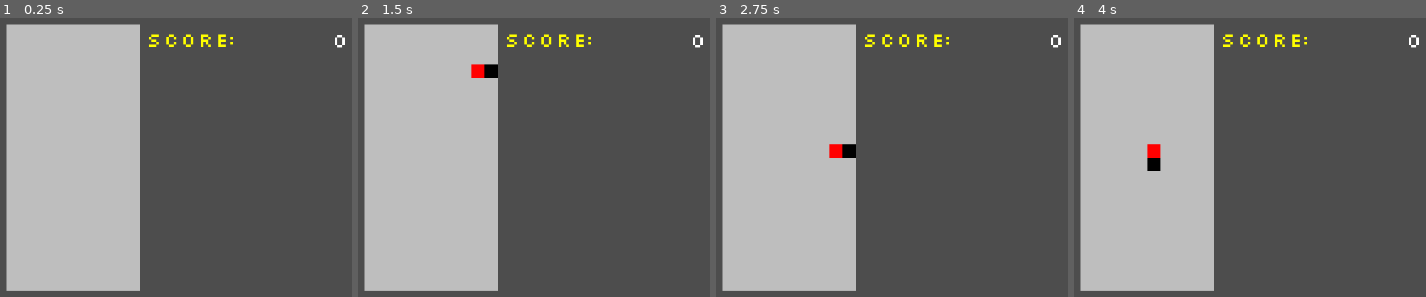
Above: before the commit, frames 1-4 (left to right).
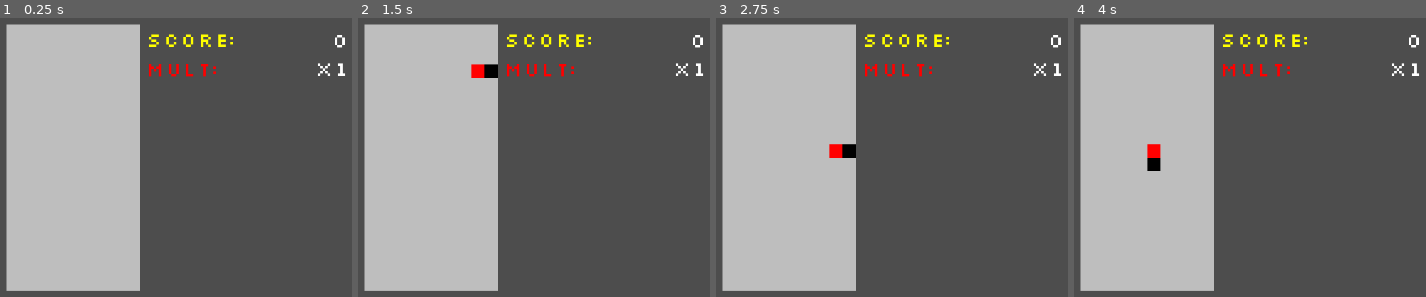
Above: after the commit, the same moments.

Repository: AsgerHB/create-jam-spring-2025
Game: Godot game, scene res://Scenes/Run.tscn
Same seed, same stepped clock (60 frames per second), same inputs: the game is played once before the commit and once after it.
Inputs:
- Up to frame 1 (0.25 s): no input
- Up to frame 2 (1.5 s): tap Enter at 0.5 s; hold Right (ui_right) 0.53-1.28 s; hold Down (ui_down) from 1.28 s (still down)
- Up to frame 3 (2.75 s): release Down (ui_down) at 2.03 s; hold Right (ui_right) from 2.03 s (still down)
- Up to frame 4 (4 s): release Right (ui_right) at 2.78 s; hold Up (ui_up) 2.78-3.53 s; tap Space at 3.5 s; hold Left (ui_left) from 3.53 s (still down)

The runs differ from the first frame. In frame 1, 0.4% of the frame differs, in the area x 42-99%, y 16-22%; in frame 2, 0.4%; in frame 3, 0.4%; in frame 4, 0.4%.

Commit message:
Display multiplier and decrease it over time

Diff:
--- a/Prefabs/ScoreCounter.tscn
+++ b/Prefabs/ScoreCounter.tscn
@@ -17,3 +17,36 @@
 fit_content = true
 scroll_active = false
 horizontal_alignment = 2
+
+[node name="CurrentMult" type="RichTextLabel" parent="."]
+offset_left = 536.0
+offset_top = 68.0
+offset_right = 809.0
+offset_bottom = 162.0
+theme = ExtResource("2_1ac0v")
+theme_override_font_sizes/normal_font_size = 50
+bbcode_enabled = true
+text = "x1"
+fit_content = true
+scroll_active = false
+horizontal_alignment = 2
+
+[node name="Score Label" type="RichTextLabel" parent="."]
+offset_left = 320.0
+offset_top = -1.0
+offset_right = 560.0
+offset_bottom = 65.0
+theme = ExtResource("2_1ac0v")
+theme_override_font_sizes/normal_font_size = 50
+bbcode_enabled = true
+text = "[color=yellow]Score:[/color]"
+
+[node name="Mult Label" type="RichTextLabel" parent="."]
+offset_left = 320.0
+offset_top = 70.0
+offset_right = 560.0
+offset_bottom = 136.0
+theme = ExtResource("2_1ac0v")
+theme_override_font_sizes/normal_font_size = 50
+bbcode_enabled = true
+text = "[color=red]Mult:[/color]"
--- a/Prefabs/tetris_game.tscn
+++ b/Prefabs/tetris_game.tscn
@@ -1,7 +1,6 @@
-[gd_scene load_steps=4 format=3 uid="uid://dtj6g7cn5y1ah"]
+[gd_scene load_steps=3 format=3 uid="uid://dtj6g7cn5y1ah"]
 
 [ext_resource type="Script" uid="uid://dhcv8k3pcomjn" path="res://TetrisGame.gd" id="1_43n6e"]
-[ext_resource type="Theme" uid="uid://0guyg45mewl2" path="res://Theming/retro.tres" id="2_blw18"]
 [ext_resource type="PackedScene" uid="uid://cam00wyvm1d7v" path="res://Prefabs/ScoreCounter.tscn" id="3_cdei4"]
 
 [node name="TetrisGame" type="Node2D"]
@@ -11,16 +10,6 @@
 wait_time = 0.05
 autostart = true
 
-[node name="Score Label" type="RichTextLabel" parent="."]
-offset_left = 320.0
-offset_top = -1.0
-offset_right = 560.0
-offset_bottom = 65.0
-theme = ExtResource("2_blw18")
-theme_override_font_sizes/normal_font_size = 50
-bbcode_enabled = true
-text = "[color=yellow]Score:[/color]"
-
 [node name="ScoreCounter" parent="." instance=ExtResource("3_cdei4")]
 
 [connection signal="timeout" from="TickTimer" to="." method="_on_tick"]
--- a/Scripts/Cell.gd
+++ b/Scripts/Cell.gd
@@ -109,6 +109,7 @@
 	# TODO: Score points
 	match type:
 		Type.Bomb:
+			game.score_counter.apply_score(5, 0)
 			game.remove_at(grid_pos.x, grid_pos.y)
 			# Destroy all surrounding blocks
 			for offset in [Vector2i(0, 1), Vector2i(1, 1), Vector2i(1, 0), Vector2i(1, -1), Vector2i(0, -1), Vector2i(-1, -1), Vector2i(-1, 0), Vector2i(-1, 1)]:
@@ -117,6 +118,7 @@
 				if n != null:
 					n.destroy(game)
 		_:
+			game.score_counter.apply_score(5, 0)
 			game.remove_at(grid_pos.x, grid_pos.y)
 
 	return true
@@ -141,4 +143,4 @@
 					game.try_move_cell(grid_pos.x, grid_pos.y, grid_pos.x, grid_pos.y - 1)
 		Type.Gold:
 			if tick % 12 == 0:
-				game.score_counter.apply_score(1, 1)
+				game.score_counter.apply_score(1, 0)
--- a/Scripts/ScoreCounter.gd
+++ b/Scripts/ScoreCounter.gd
@@ -1,10 +1,27 @@
 extends Node2D
 class_name ScoreCounter
 
-@onready var current_score_text:RichTextLabel = $"CurrentScore"
+const MULT_DECREASE_INTERVAL = 4 * 20  # Every 4 seconds
+
+@onready var current_score_text: RichTextLabel = $"CurrentScore"
+@onready var current_mult_text: RichTextLabel = $"CurrentMult"
 
 var current_score = 0
+var current_mult = 1
+
+var ticks_till_next_mult_dec = 0
 
 func apply_score(points:int, mult:int):
-	current_score += points*mult
+	current_mult += mult
+	current_score += points * current_mult
 	current_score_text.text = str(current_score)
+	current_mult_text.text = "x" + str(current_mult)
+
+
+func on_tick():
+	if current_mult == 1:
+		ticks_till_next_mult_dec = MULT_DECREASE_INTERVAL
+	else:
+		ticks_till_next_mult_dec -= 1
+		if ticks_till_next_mult_dec <= 0:
+			current_mult -= 1
--- a/TetrisGame.gd
+++ b/TetrisGame.gd
@@ -141,6 +141,8 @@
 func _on_tick() -> void:
 	tick_number += 1
 
+	score_counter.on_tick()
+
 	# Call on_tick for all cells in order of their type
 	var cell_type_to_cells: Dictionary[Cell.Type, Array] = {}
 	for y in range(HEIGHT):
@@ -289,20 +291,11 @@
 	var mult = 0
 
 	# Destroy all tiles in the cleared rows, then shift cells down (affects resolution order)
+	score_counter.apply_score(0,  len(rows_to_clear))
 	for y in rows_to_clear:
-		mult += 1
 		for x in range(WIDTH):
 			var c: Cell = get_at(x, y)
-			if c == null:
-				pass
-			elif c.type == Cell.Type.Standard:
-				points += 5
-			else:
-				points -= 999999
-				printerr("Unsupported block type!!!")
 			destroy_at(x, y)
 	for y in rows_to_clear:
 		for x in range(WIDTH):
 			shift_above_cells_down(x, y)
-	if points != 0:
-		score_counter.apply_score(points, mult)
